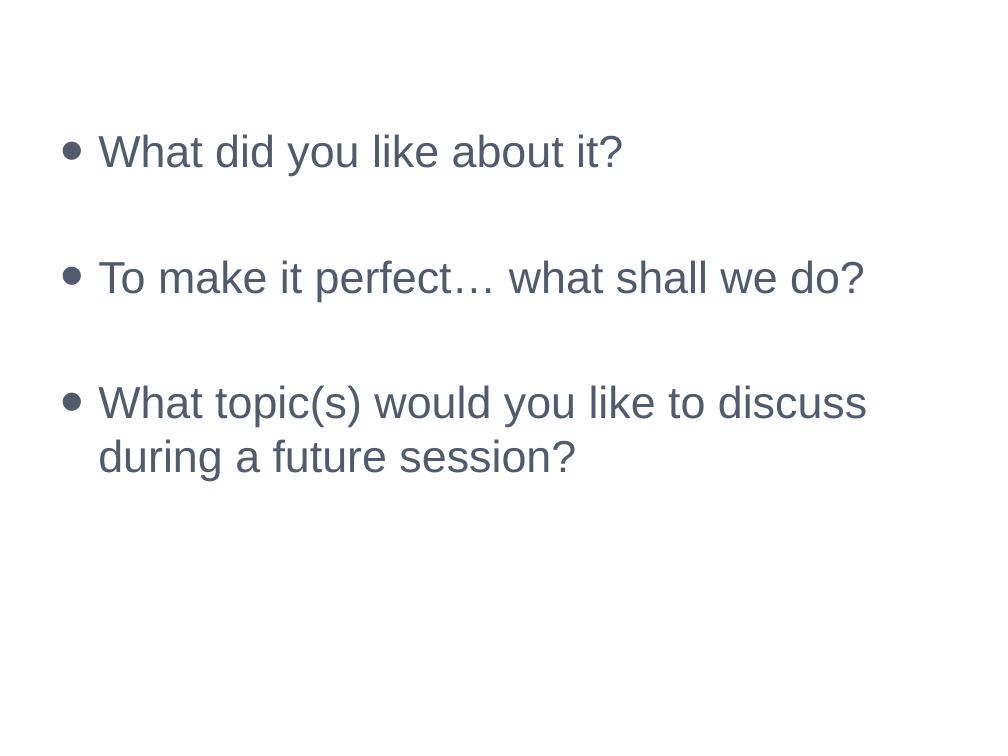
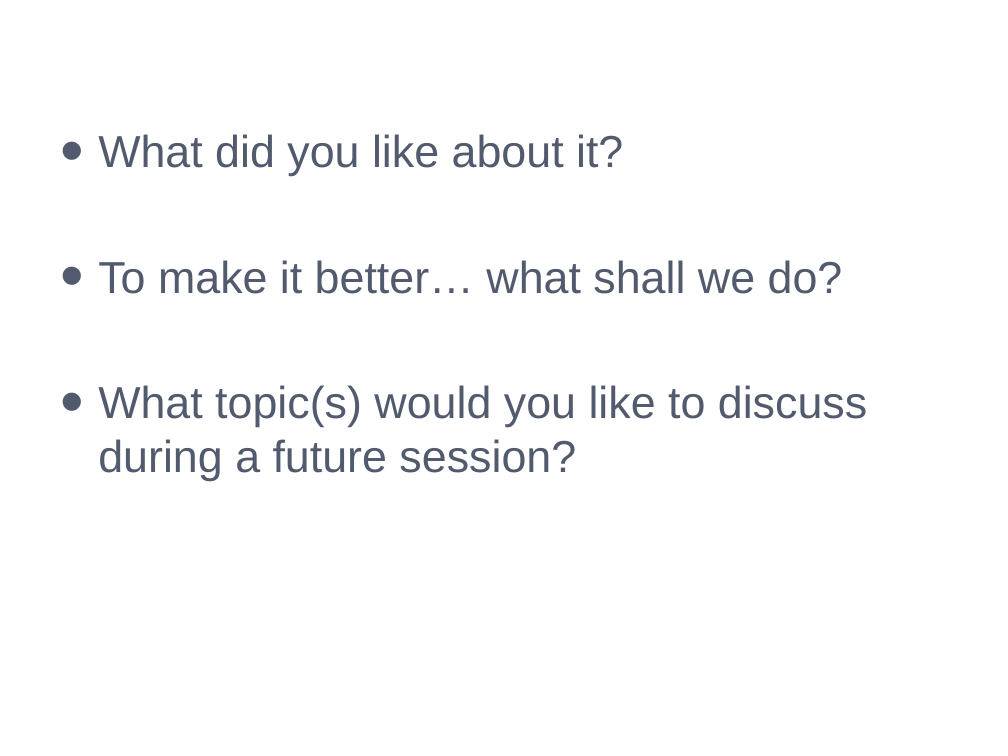
Before and after one commit to APGoblinShark/ap-bb-resources, a slide deck: slide 10 of AP-BrownBag(Javascript).pptx (slide 36 before the commit). Drawn at 1008x756 pixels with LibreOffice and Linux fonts; fonts in the diff are those of the drawing; background and template pictures are left out. Boxes give left, top, right and bottom in pixels: in the first picture for what was removed or moved away, otherwise in the second. Text is boxed around its words. In the diff, an @@ line names an element or a change of style, - is before the commit and + after.

```diff
--- a/AP-BrownBag(Javascript).pptx
+++ b/AP-BrownBag(Javascript).pptx
@@ text at bbox=[98, 260, 843, 294]: text changed @@
-• To make it perfect… what shall we do?
+• To make it better… what shall we do?
```
Also in this commit, not shown: 4 other slides changed, 28 slides removed.
